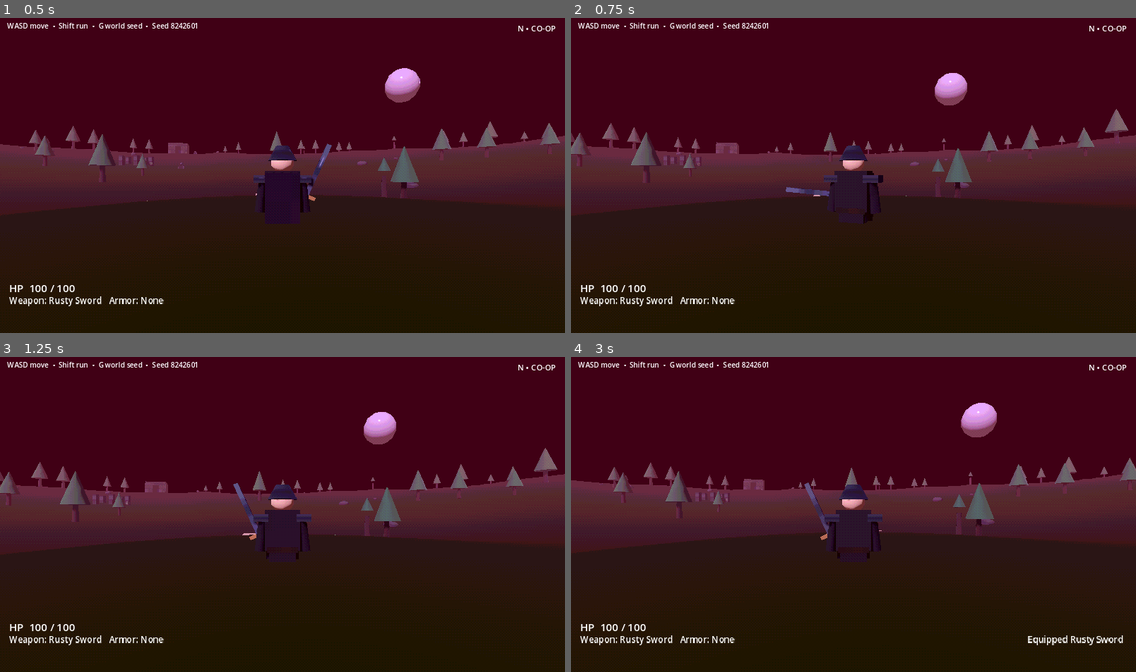
Above: before the commit, frames 1-4 (two rows, left to right).
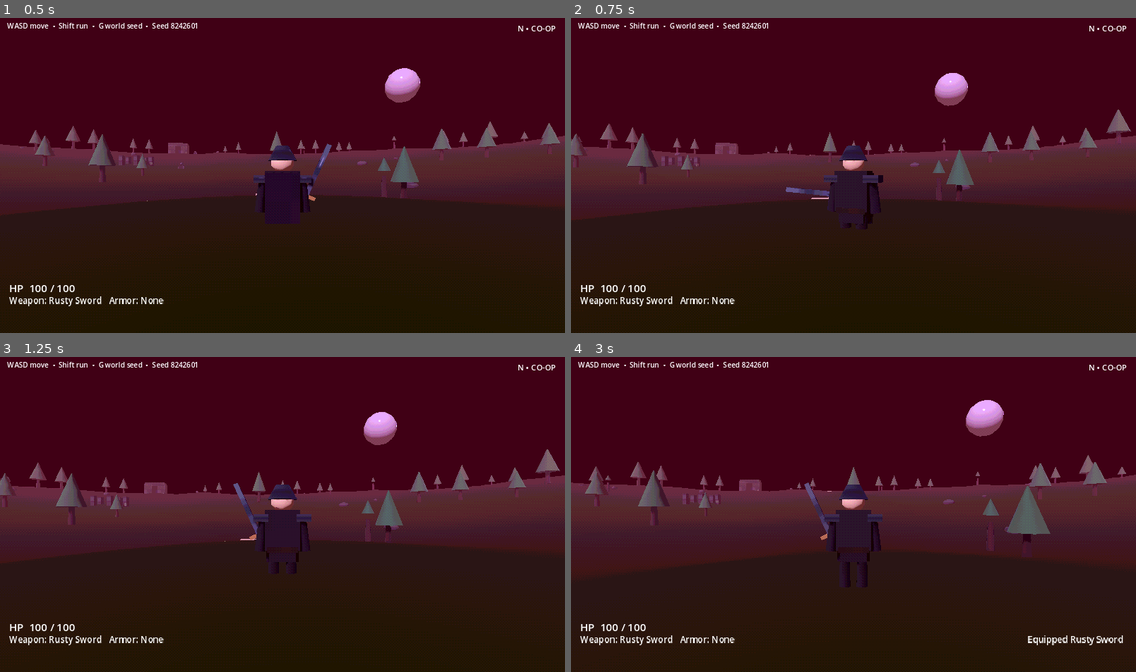
Above: after the commit, the same moments.

Repository: jasonjllind-cpu/aispel
Game: Godot game, scene res://main.tscn
Two runs of this game, one before a commit and one after it. Both use one fixed random seed, a clock stepped at 60 frames per second and the inputs below.
Inputs (mouse positions are in pixels of both pictures, inside the frame that each line leads up to):
- Up to frame 1 (0.5 s): no input
- Up to frame 2 (0.75 s): tap Enter at 0.5 s; move the mouse to (881, 172) at 0.52 s; press the mouse at (881, 172) at 0.53 s; hold W (move_forward) from 0.53 s (still down)
- Up to frame 3 (1.25 s): keep holding W (move_forward); tap Space (jump) at 0.77 s
- Up to frame 4 (3 s): keep holding W (move_forward); move the mouse to (825, 514) at 1.27 s; release the mouse at (825, 514) at 1.28 s; tap R (equip_next) at 1.35 s; tap Space (jump) at 1.52 s; move the mouse to (864, 508) at 2.02 s; hold E (interact) 2.03-2.78 s; move the mouse to (847, 517) at 2.77 s; tap Shift (sprint) at 2.85 s

Frame 1 is identical in both runs. In frame 2, 1.0% of the frame differs, in the area x 0-100%, y 17-67%; in frame 3, 1.3%; in frame 4, 4.0%, in the area x 0-100%, y 13-74%.

Commit message:
Keep the player body above the terrain surface

Diff:
--- a/scripts/world_runtime.gd
+++ b/scripts/world_runtime.gd
@@ -4,8 +4,8 @@
 const WORLD_GENERATOR_SCRIPT := preload("res://scripts/world/world_generator.gd")
 const REGION_CATALOG := preload("res://scripts/world/region_catalog.gd")
 
-const PLAYER_SURFACE_TOLERANCE: float = 0.75
-const PLAYER_RECOVERY_CLEARANCE: float = 0.25
+const PLAYER_SURFACE_TOLERANCE: float = 0.12
+const PLAYER_RECOVERY_CLEARANCE: float = 0.12
 const PLAYER_RECOVERY_INTERVAL: float = 0.25
 
 var player_recovery_elapsed: float = 0.0
